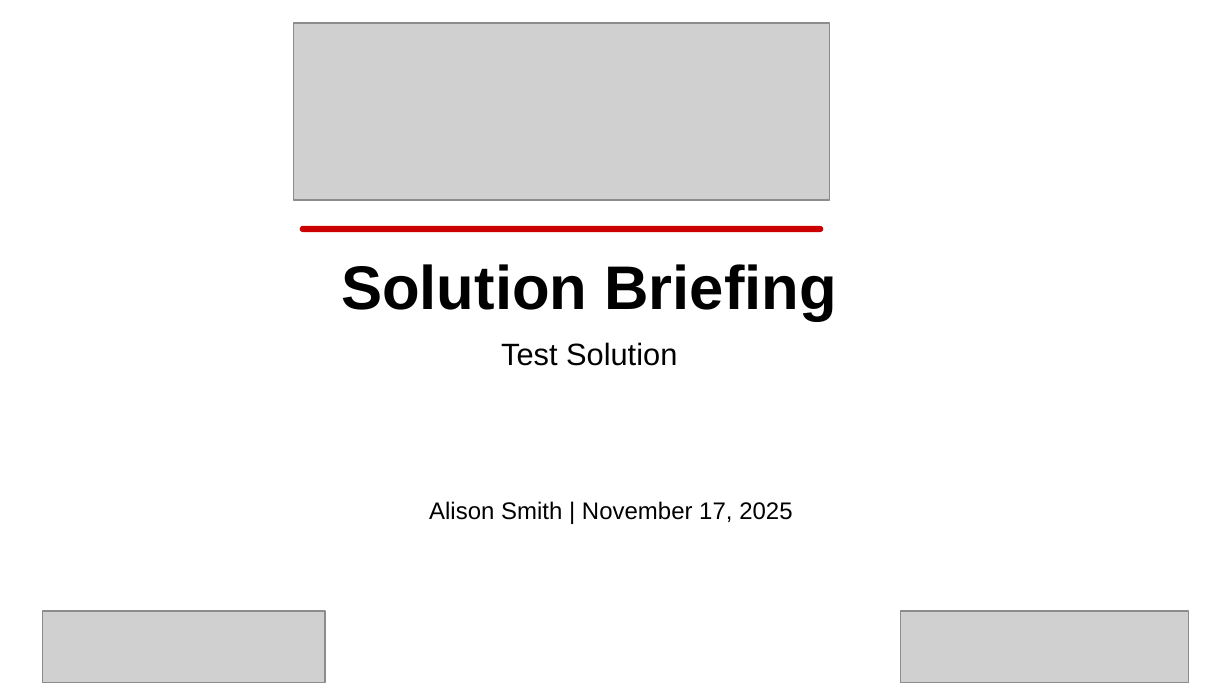
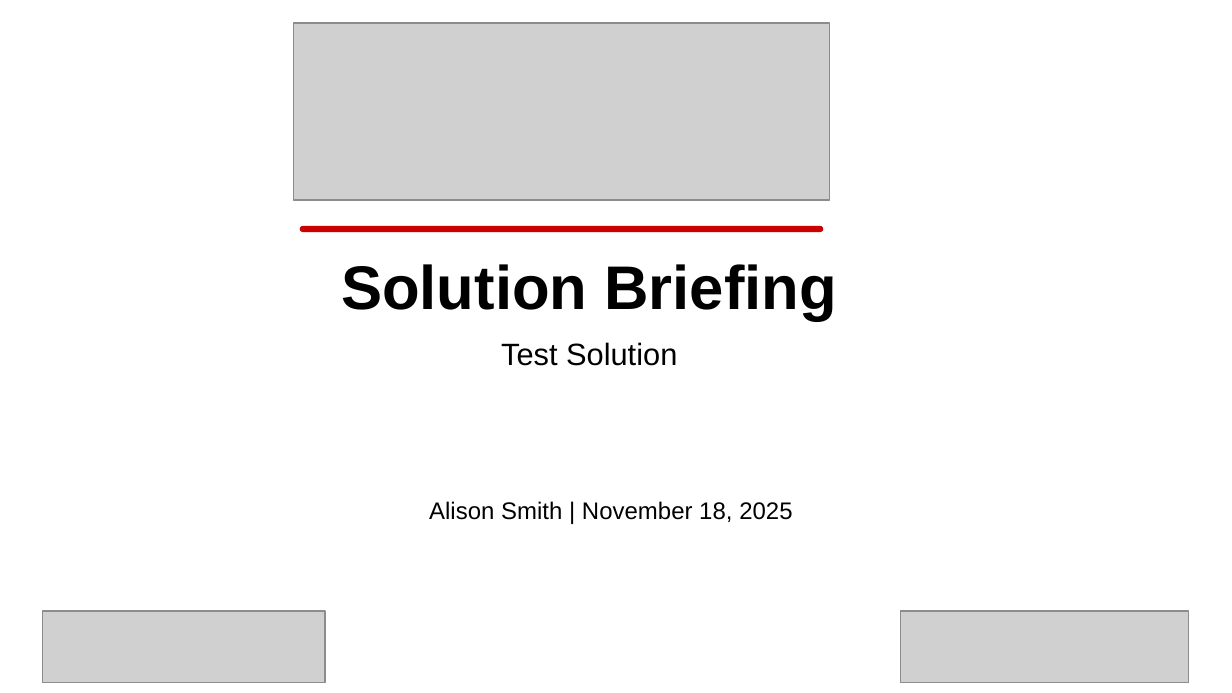
Before and after one commit to eoframework/solutions, a slide deck: slide 1 of solution-template/sample-provider/sample-category/sample-solution/presales/solution-briefing.pptx. Drawn at 1232x693 pixels with LibreOffice and Linux fonts; fonts in the diff are those of the drawing; grey boxes stand for pictures; background and template pictures are left out. Boxes give left, top, right and bottom in pixels: in the first picture for what was removed or moved away, otherwise in the second. Text is boxed around its words. In the diff, an @@ line names an element or a change of style, - is before the commit and + after.

```diff
--- a/solution-template/sample-provider/sample-category/sample-solution/presales/solution-briefing.pptx
+++ b/solution-template/sample-provider/sample-category/sample-solution/presales/solution-briefing.pptx
@@ text at box(429, 501, 792, 522): text changed @@
-Alison Smith | November 17, 2025
+Alison Smith | November 18, 2025
```
Also in this commit, not shown: 2 other slides changed, 51 other files.
